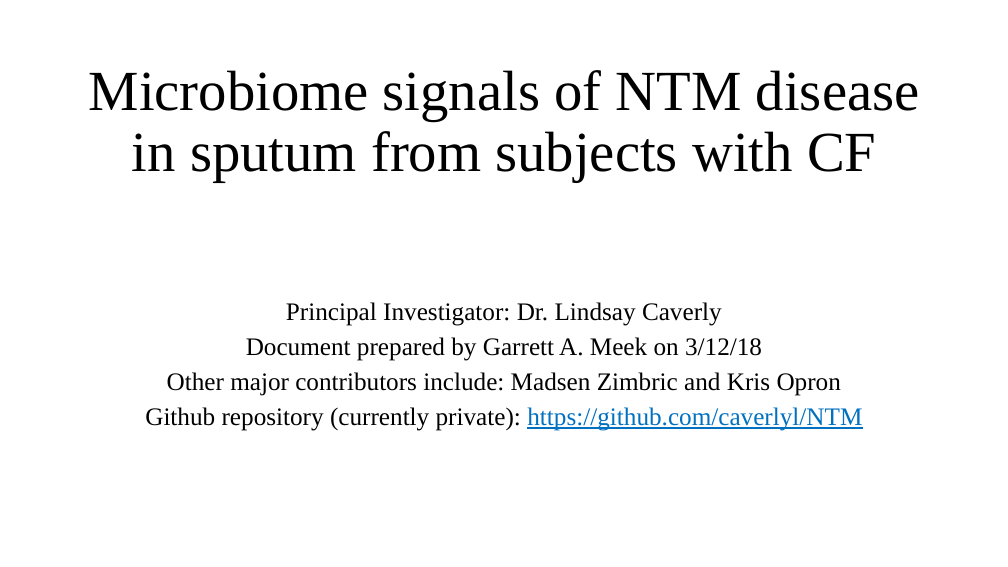
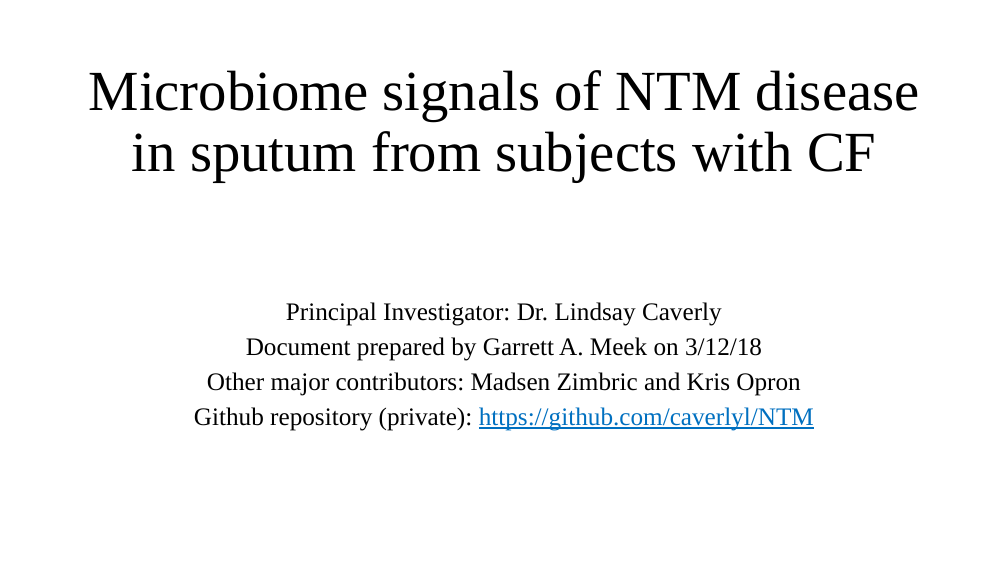
Before and after one commit to um-cf-microbiome/ml4cf, a slide deck: slide 1 of figures/src_files/NTM_Update_3_12_18.pptx. Drawn at 1008x567 pixels with LibreOffice and Linux fonts; fonts in the diff are those of the drawing. Boxes give left, top, right and bottom in pixels: in the first picture for what was removed or moved away, otherwise in the second. Text is boxed around its words. In the diff, an @@ line names an element or a change of style, - is before the commit and + after.

```diff
--- a/figures/src_files/NTM_Update_3_12_18.pptx
+++ b/figures/src_files/NTM_Update_3_12_18.pptx
@@ subtitle at (194, 372, 814, 431): text changed @@
-Other major contributors include: Madsen Zimbric and Kris Opron
-Github repository (currently private): https://github.com/caverlyl/NTM
+Other major contributors: Madsen Zimbric and Kris Opron
+Github repository (private): https://github.com/caverlyl/NTM
```
Also in this commit, not shown: 5 other slides changed, 1 slide removed, 15 other files.
